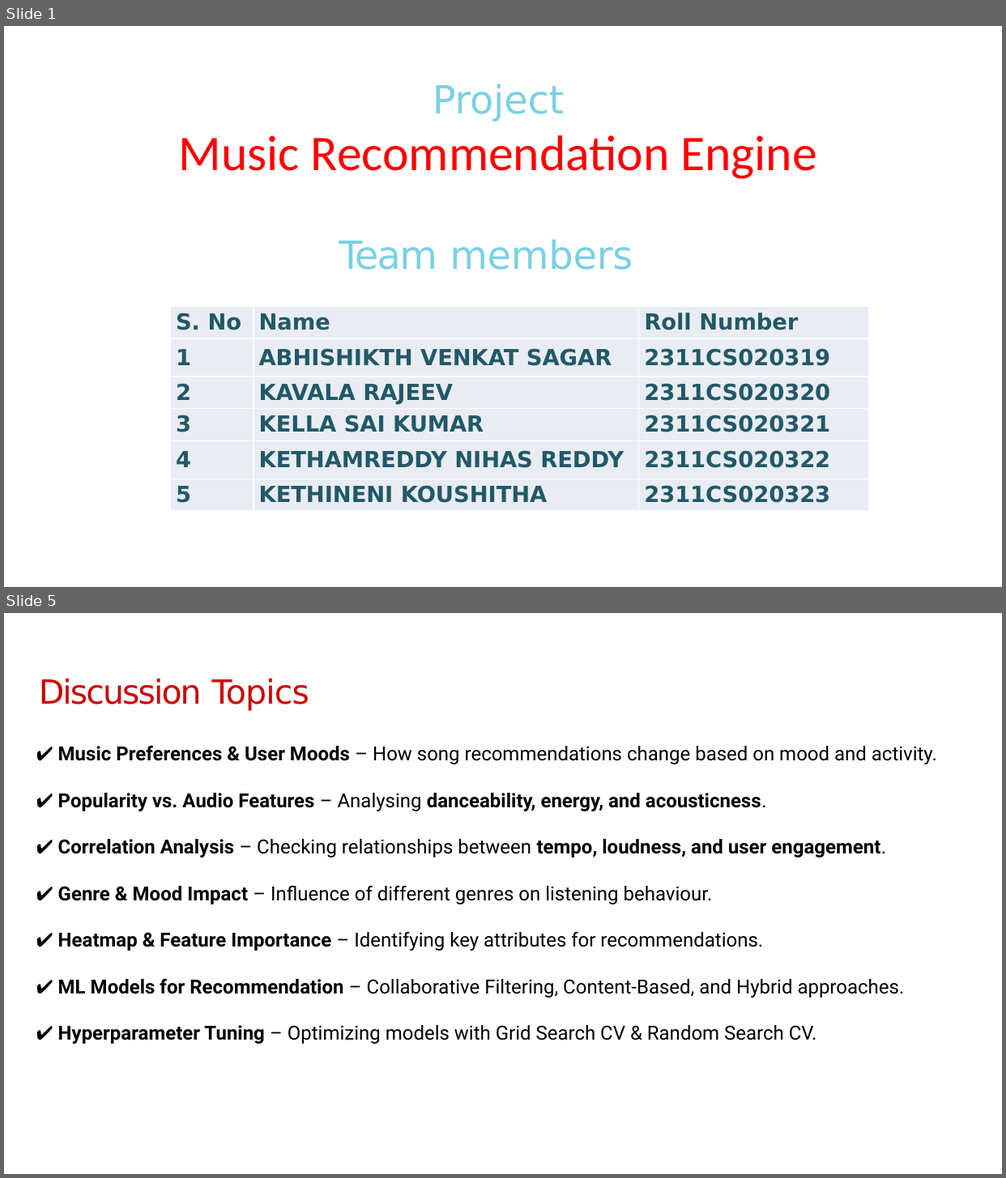
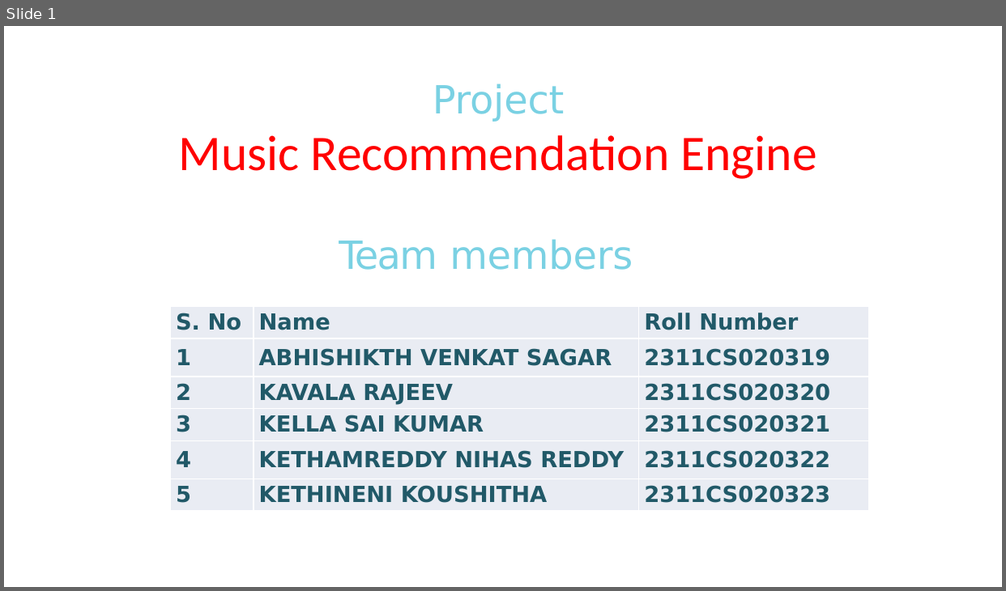
Before and after one commit to Rajeevkavala/Application-Development, a slide deck: Project/Music_Recommendation_Review-1.pptx. Shown one above the other, each under a label of ours: slides 1 and 5 before the commit, slide 1 after it; the slides between them are not shown. The pictures are 1006x1178 and 1006x591 pixels, drawn with LibreOffice and Linux fonts; fonts in the diff are those of the drawing; background and template pictures are left out. Boxes give left, top, right and bottom in pixels: in the first picture for what was removed or moved away, otherwise in the second. Text is boxed around its words. In the diff, an @@ line names an element or a change of style, - is before the commit and + after.

```diff
--- a/Project/Music_Recommendation_Review-1.pptx
+++ b/Project/Music_Recommendation_Review-1.pptx
@@ slide 5 removed at [4,613,1002,1174], background #FFFFFF @@
@@ title removed at [39,678,309,711] @@
-Discussion Topics
@@ text removed at [58,745,937,1044] @@
-✔ Music Preferences & User Moods – How song recommendations change based on mood and activity.
-✔ Popularity vs. Audio Features – Analysing danceability, energy, and acousticness.
-✔ Correlation Analysis – Checking relationships between tempo, loudness, and user engagement.
-✔ Genre & Mood Impact – Influence of different genres on listening behaviour.
-✔ Heatmap & Feature Importance – Identifying key attributes for recommendations.
-✔ ML Models for Recommendation – Collaborative Filtering, Content-Based, and Hybrid approaches.
-✔ Hyperparameter Tuning – Optimizing models with Grid Search CV & Random Search CV.
```
Also in this commit, not shown: 3 slides changed, 7 slides added, 2 other slides removed, 5 other files.
